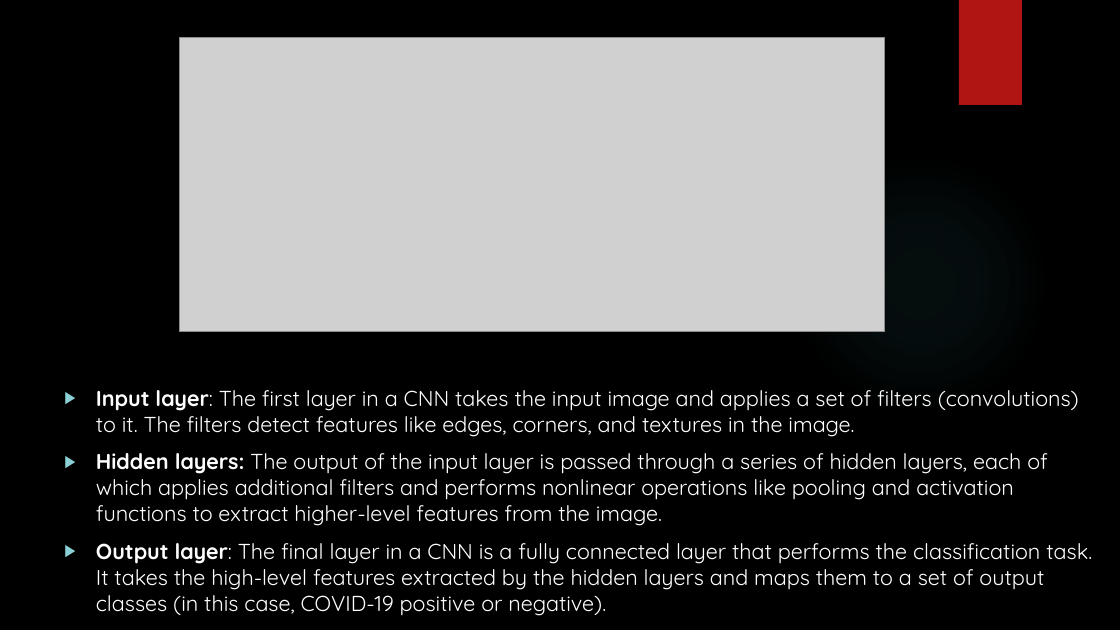
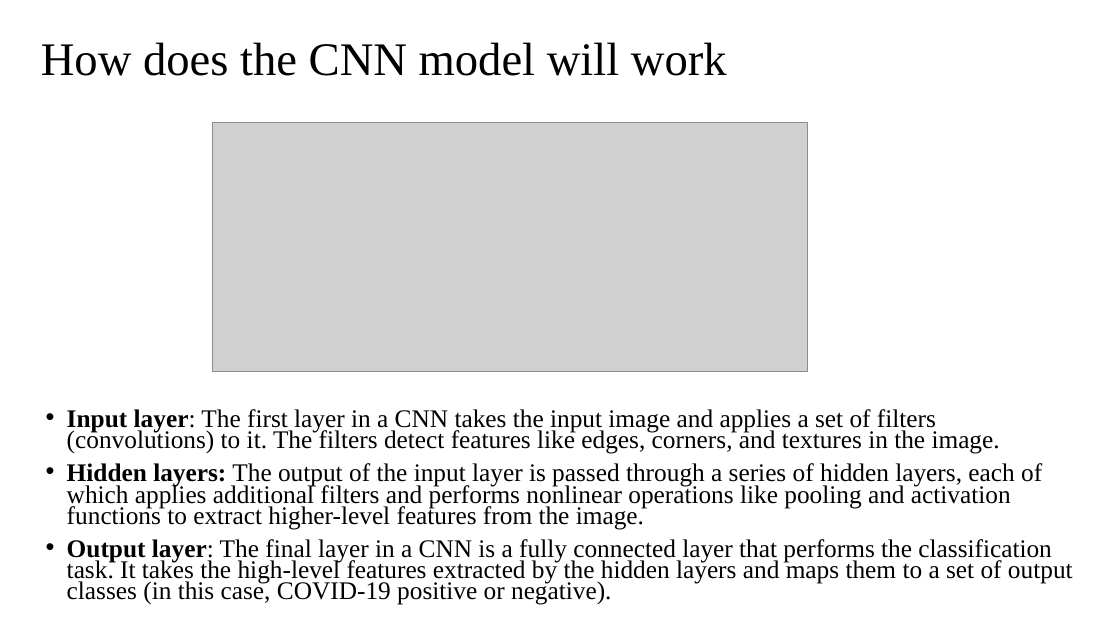
Before and after one commit to SharkyRCC/Covid-19-Classification, a slide deck: slide 6 of Presentation/neural_ppt.pptx (slide 7 before the commit). Drawn at 1120x630 pixels with LibreOffice and Linux fonts; fonts in the diff are those of the drawing; grey boxes stand for pictures; background and template pictures are left out. Boxes give left, top, right and bottom in pixels: in the first picture for what was removed or moved away, otherwise in the second. Text is boxed around its words. In the diff, an @@ line names an element or a change of style, - is before the commit and + after.

```diff
--- a/Presentation/neural_ppt.pptx
+++ b/Presentation/neural_ppt.pptx
@@ background picture (left out) to #FFFFFF @@
@@ rectangle removed at [959,0,1022,105] @@
@@ text added at [41,42,727,76], 40 pt, text #000000 @@
+How does the CNN model will work
@@ title ".": place and size @@
-title "." at [60,42,924,171]
+title "." at [77,34,1044,155]
@@ title "." at [77,34,1044,155]: size 42 to 44 pt, font Quicksand to Calibri, text colour #000000 to #FFFFFF; line spacing 1 to 0.9; vertical alignment top to middle @@
@@ picture: place and size @@
-picture at [180,37,886,331]
+picture at [213,123,808,371]
@@ ellipse removed at [791,154,1049,413] @@
@@ text "Input layer: The first layer ...": place and size @@
-text "Input layer: The first layer ..." at [96,390,1092,616]
+text "Input layer: The first layer ..." at [67,409,1073,605]
@@ text "Input layer: The first layer ..." at [67,409,1073,605]: size 18.5 to 21.7 pt, font Quicksand to Times New Roman, text colour #FFFFFF to #000000; bullet ▶ to •; line spacing 1 to 0.7 @@
```
Also in this commit, not shown: 12 other slides changed, 6 slides added, 2 slides removed.
